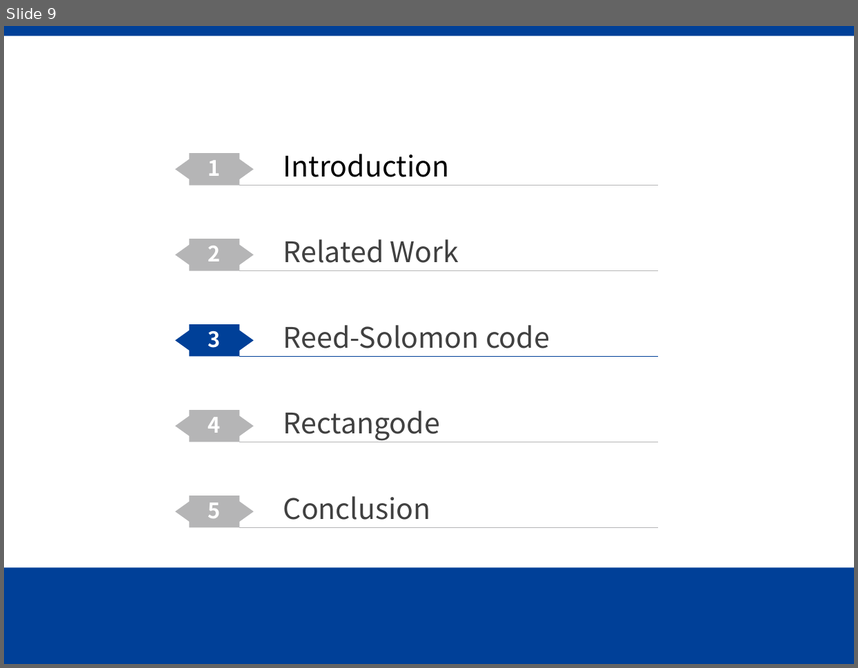
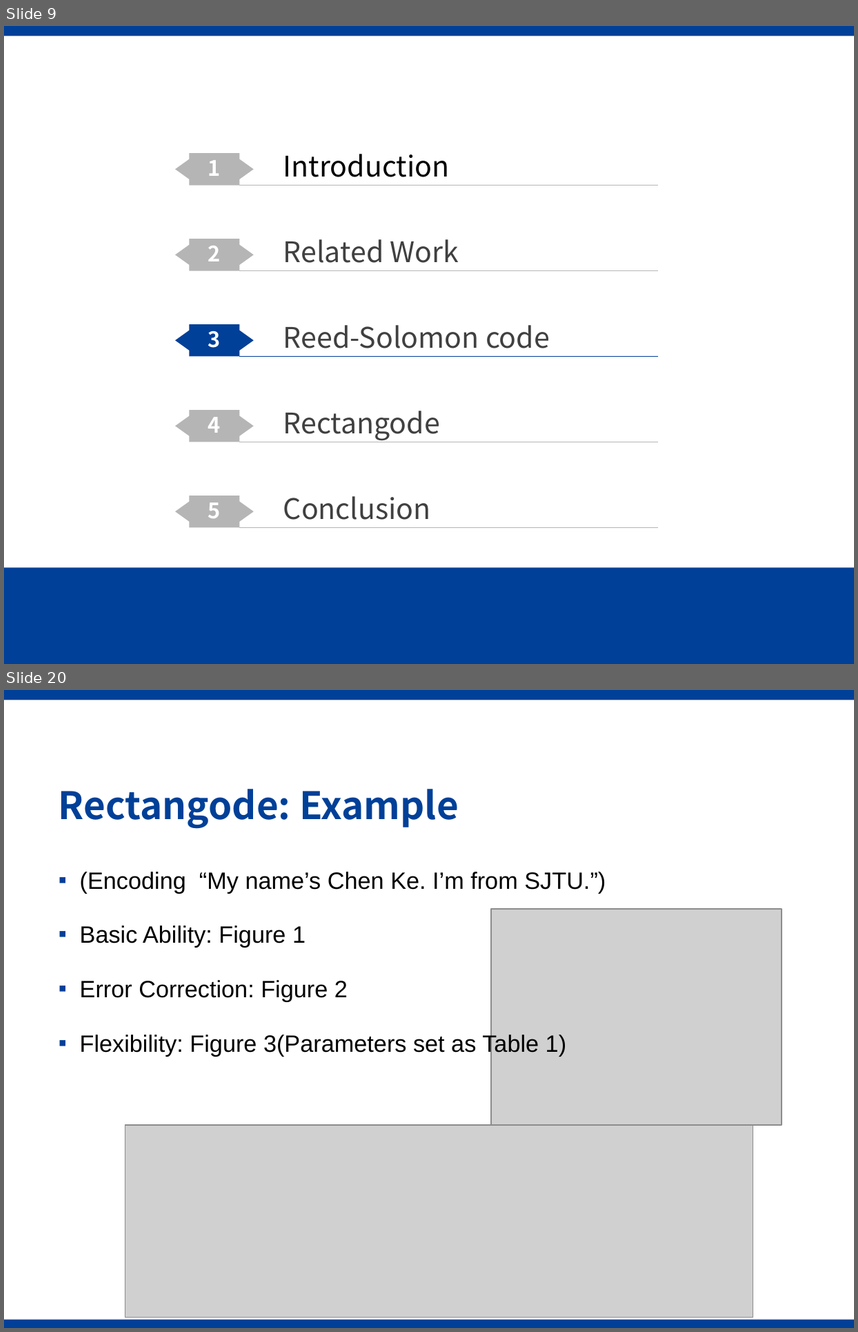
Before and after one commit to Gazer2020/Rectangode, a slide deck: slides.pptx. Shown one above the other, each under a label of ours: slide 9 before the commit, slides 9 and 20 after it; the slides between them are not shown. The pictures are 858x668 and 858x1332 pixels, drawn with LibreOffice and Linux fonts; fonts in the diff are those of the drawing; grey boxes stand for pictures; background and template pictures are left out. Boxes give left, top, right and bottom in pixels: in the first picture for what was removed or moved away, otherwise in the second. Text is boxed around its words. In the diff, an @@ line names an element or a change of style, - is before the commit and + after.

```diff
--- a/slides.pptx
+++ b/slides.pptx
@@ slide 20 added at box(4, 690, 854, 1328), background #FFFFFF; not listed: 1 template element that a slide beside it also shows @@
@@ title added at box(59, 789, 459, 829), 32 pt, text #004098, bold @@
+Rectangode: Example
@@ text added at box(80, 871, 606, 1056), 20 pt, text #000000 @@
+▪ (Encoding “My name’s Chen Ke. I’m from SJTU.”)
+▪ Basic Ability: Figure 1
+▪ Error Correction: Figure 2
+▪ Flexibility: Figure 3(Parameters set as Table 1)
@@ picture added at box(491, 909, 782, 1125) @@
@@ picture added at box(125, 1125, 753, 1317) @@
@@ rectangle added at box(4, 1319, 854, 1328), fill #004098 @@
```
Also in this commit, not shown: 4 slides changed, 10 other slides added, 15 slides removed, 3 other files.
